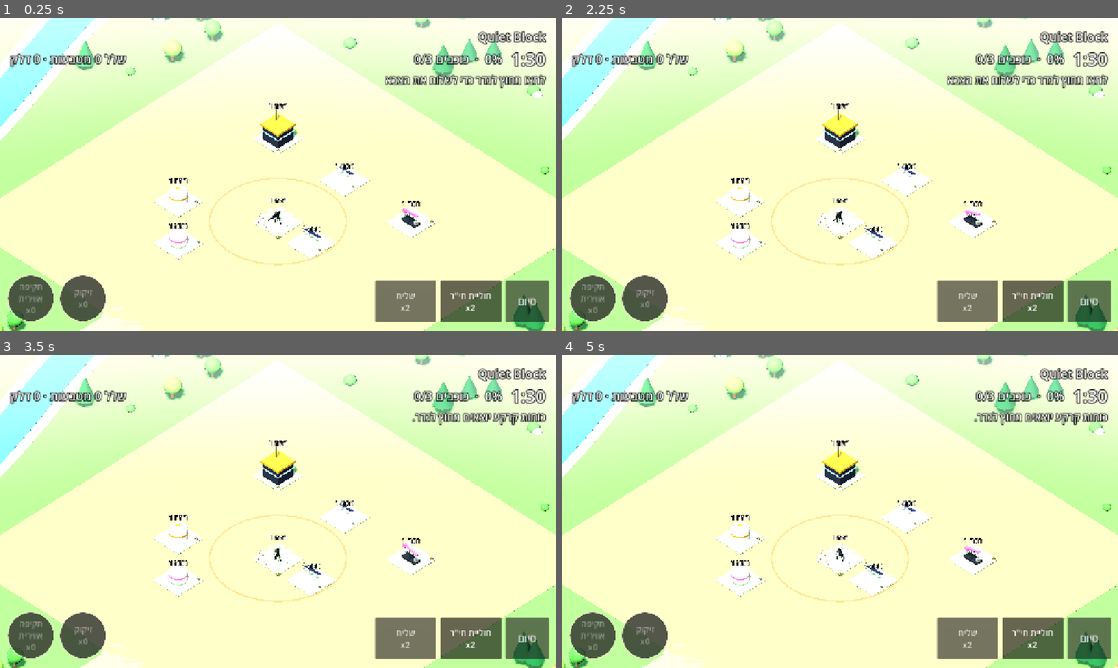
Above: before the commit, frames 1-4 (two rows, left to right).
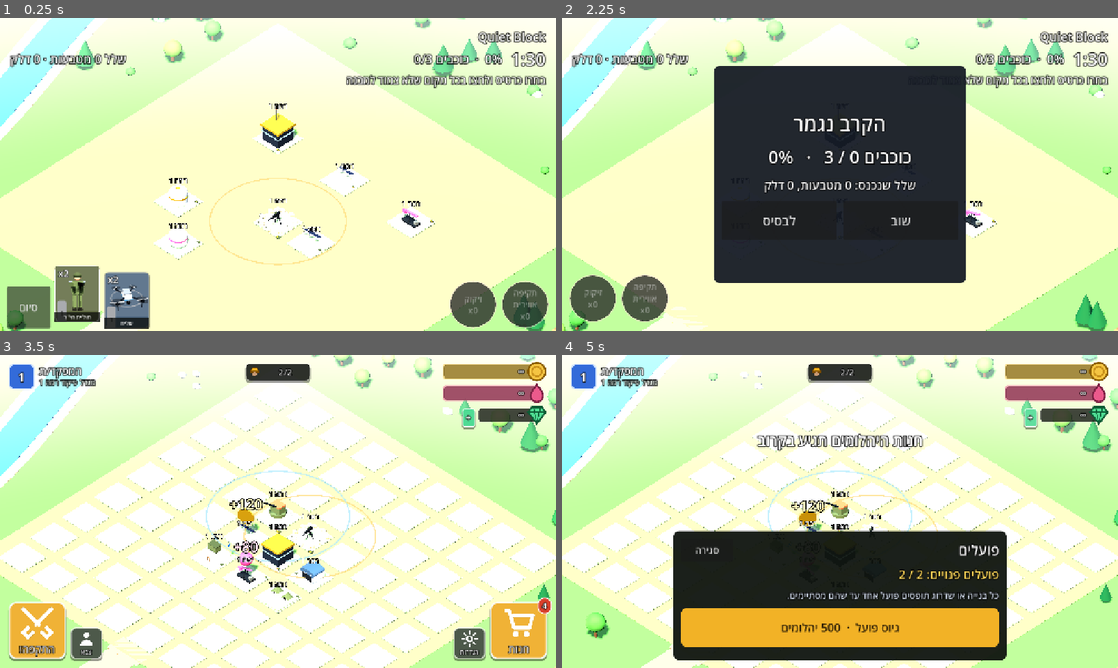
Above: after the commit, the same moments.

Repository: skywatchcom-design/drone-kingdom
Game: Godot game, scene res://scenes/raid/raid.tscn
Two runs of this game, one before a commit and one after it. Both use one fixed random seed, a clock stepped at 60 frames per second and the inputs below. This scene is started directly instead of the project's main scene.
Inputs (mouse positions are in pixels of both pictures, inside the frame that each line leads up to):
- Up to frame 1 (0.25 s): no input
- Up to frame 2 (2.25 s): click "סיום" at 0.5 s; click "שוב" at 1.25 s; click "חוליית חי'ר x2" (after the commit: "סיום") at 2 s
- Up to frame 3 (3.5 s): click (216, 558) at 2.75 s, where only the run after the commit has a clickable "לבסיס"
- Up to frame 4 (5 s): click (840, 370) at 3.5 s, where only the run after the commit has a clickable "2/2"; click (1029, 417) at 4.25 s, where only the run after the commit has a clickable "+"

The runs differ from the first frame. In frame 1, 8.3% of the frame differs, in the area x 1-99%, y 18-100%; in frame 2, 36%; in frame 3, 50%; in frame 4, 59%, in the area x 0-100%, y 0-100%.

Commit message:
Clash-style battle cards and deploying near the base
Unit cards show a picture of the unit at its level, how many are left,
a level badge and the name. Units can now be deployed anywhere except a
square around each standing building; a bad tap flashes the squares.
The bottom battle row keeps the same layout in both languages.

Co-Authored-By: Claude Opus 5.5 <noreply@anthropic.com>

Diff:
--- a/scripts/core/i18n.gd
+++ b/scripts/core/i18n.gd
@@ -145,6 +145,8 @@
 	"Unlock  ·  %d fuel": "פתיחה  ·  %d דלק",
 	"Build here": "בנייה כאן",
 	"Wall": "קיר",
+	"Pick a card and tap anywhere away from the buildings": "בחרו כרטיס ולחצו בכל מקום שלא צמוד למבנה",
+	"Too close to a building": "אי אפשר להנחית צמוד למבנה",
 	"Your task force (level %d): %s": "כוח המשימה שלך (רמה %d): %s",
 	"Scrap Depot": "מחסן גרוטאות",
 	"Abandoned Fuel Station": "תחנת הדלק הנטושה",
--- a/scripts/home/shop_ui.gd
+++ b/scripts/home/shop_ui.gd
@@ -304,7 +304,9 @@
 # ---------------------------------------------------------------- pictures
 
 ## A picture of a structure (or wall) at a level, rendered once into a small 3D stage.
-static func picture(type: String, level: int) -> Control:
+## A small 3D picture of a structure, wall or unit at `level`. Units stand alone on a
+## plain background of color `bg` (the battle cards); structures stand on their pad.
+static func picture(type: String, level: int, bg: Color = Color(0.45, 0.58, 0.33)) -> Control:
 	var frame := SubViewportContainer.new()
 	frame.stretch = true
 	frame.mouse_filter = Control.MOUSE_FILTER_IGNORE
@@ -315,7 +317,7 @@
 	frame.add_child(vp)
 	var env := Environment.new()
 	env.background_mode = Environment.BG_COLOR
-	env.background_color = Color(0.45, 0.58, 0.33)
+	env.background_color = bg
 	env.ambient_light_source = Environment.AMBIENT_SOURCE_COLOR
 	env.ambient_light_color = Color(0.6, 0.65, 0.7)
 	env.ambient_light_energy = 0.9
@@ -330,8 +332,29 @@
 	vp.add_child(light)
 	var stage := Node3D.new()
 	vp.add_child(stage)
-	MeshKit.add(stage, MeshKit.box(Vector3(5.4, 0.12, 5.4)), MeshKit.mat(Color(0.6, 0.67, 0.48), 0.9), Vector3(0, 0.06, 0))
-	if type == "wall":
+	var unit := Catalog.GROUND.has(type) or Catalog.DRONES.has(type)
+	if not unit:
+		MeshKit.add(stage, MeshKit.box(Vector3(5.4, 0.12, 5.4)), MeshKit.mat(Color(0.6, 0.67, 0.48), 0.9), Vector3(0, 0.06, 0))
+	var look := Vector3(0, 1.1, 0)
+	var eye := Vector3(5.6, 6.4, 7.4)
+	if Catalog.GROUND.has(type):
+		var g := GroundUnit.new()
+		g.configure(Catalog.unit_stats(type, level))
+		g.showcase = true
+		g.rotation.y = 0.45 if type != "armor" else -0.6
+		stage.add_child(g)
+		var tank := type == "armor"
+		look = Vector3(0, 0.9 if tank else 1.45, 0)
+		eye = Vector3(2.6, 3.0, 5.4) * (1.55 if tank else 0.75) * (0.85 + 0.05 * level)
+	elif Catalog.DRONES.has(type):
+		var d := Drone.new()
+		d.configure(Catalog.unit_stats(type, level))
+		d.showcase = true
+		d.rotation.y = 0.6
+		stage.add_child(d)
+		look = Vector3(0, 0, 0)
+		eye = Vector3(2.4, 2.6, 4.2) * (1.5 if type == "heavy" else 1.05) * (0.85 + 0.08 * level)
+	elif type == "wall":
 		StructureModels.wall(stage, [0, 0, 1], level).position = Vector3.ZERO
 	elif Catalog.is_defense(type):
 		var d := Catalog.make_defense(type)
@@ -346,5 +369,5 @@
 	cam.fov = 40.0
 	vp.add_child(cam)
 	var far := 1.25 if type == "hq" else 1.0
-	cam.look_at_from_position(Vector3(5.6, 6.4, 7.4) * far, Vector3(0, 1.1, 0))
+	cam.look_at_from_position(eye * far, look)
 	return frame
--- a/scripts/raid/raid.gd
+++ b/scripts/raid/raid.gd
@@ -21,7 +21,9 @@
 const MAP_SCENE := "res://scenes/syndicate/map.tscn"
 const VIEW_SIZE := 50.0
 const TRAVEL_ALT := 11.0
-const DEPLOY_CLEARANCE := 6.5
+## Half the side of the square around a standing building where nothing may be deployed
+## (Clash style); squares of neighbouring pads just touch.
+const NO_DEPLOY_HALF := City.SPACING / 2.0
 const MAP_LIMIT := 46.0
 const TAP_SLOP := 24.0
 const PAN_LIMIT := 30.0
@@ -61,8 +63,15 @@
 var flare_node: Node3D
 var _flare_smoke := 0.0
 var army := {}
+## The red squares shown for a moment after a tap too close to a building.
+var _zones: Node3D
+var _zone_fill: StandardMaterial3D
+var _zone_edge: StandardMaterial3D
+var _zone_flash := 0.0
 ## Unit level forced by a Syndicate task force (0: each unit at the player's own level).
 var force_level := 0
+## Level of each unit type in the army, for the cards.
+var unit_levels := {}
 ## Units sent in, by type; they are used up when the battle ends.
 var deployed := {}
 var drone_names := {}
@@ -175,7 +184,9 @@
 			drone_names[type] = Catalog.display_name(type)
 	selected = _first_available()
 	hud.set_title(base["name"])
-	hud.set_army(army, drone_names, selected)
+	for type in army:
+		unit_levels[type] = force_level if force_level > 0 else int(GameState.units.get(type, 1))
+	hud.set_army(army, drone_names, selected, unit_levels)
 	hud.set_timer(time_left)
 	hud.set_loot(0, 0)
 	support = GameState.support_ready.duplicate()
@@ -191,7 +202,10 @@
 		support_levels = {"strike": lvl, "flare": lvl}
 	hud.set_support(support, armed)
 	_update_progress()
-	hud.set_status(I18n.t("Tap outside the fence to send in your army"))
+	hud.set_status(I18n.t("Pick a card and tap anywhere away from the buildings"))
+	if args.has("--show-zones"):
+		_show_zones()
+		_zone_flash = 100.0
 	if autoplay:
 		_autoplay_deploy()
 
@@ -250,8 +264,7 @@
 		var g: Vector3 = ground_hit
 		if absf(g.x) > MAP_LIMIT or absf(g.z) > MAP_LIMIT:
 			return
-		if absf(g.x) < City.YARD + 1.5 and absf(g.z) < City.YARD + 1.5:
-			hud.set_status(I18n.t("Ground units start outside the fence."))
+		if _no_deploy(g):
 			return
 		_deploy_ground(selected, g)
 		return
@@ -261,11 +274,44 @@
 	var p: Vector3 = hit
 	if absf(p.x) > MAP_LIMIT or absf(p.z) > MAP_LIMIT:
 		return
+	if _no_deploy(p):
+		return
+	_deploy(selected, p)
+
+
+## True (and flashes the forbidden squares) when `p` is right next to a standing building.
+func _no_deploy(p: Vector3) -> bool:
 	for t in targets:
-		if PathUtils.flat_distance(t["top"], p) < DEPLOY_CLEARANCE:
-			hud.set_status(I18n.t("Too close to a building. Release drones outside the base."))
-			return
-	_deploy(selected, p)
+		if t["destroyed"]:
+			continue
+		var c: Vector3 = t["top"]
+		if absf(p.x - c.x) < NO_DEPLOY_HALF and absf(p.z - c.z) < NO_DEPLOY_HALF:
+			_show_zones()
+			hud.set_status(I18n.t("Too close to a building"))
+			Audio.play("click", -10.0)
+			return true
+	return false
+
+
+func _show_zones() -> void:
+	if _zones != null:
+		_zones.queue_free()
+	_zones = Node3D.new()
+	level.add_child(_zones)
+	_zone_fill = MeshKit.glow(Color(1.0, 0.23, 0.18), 0.0)
+	_zone_edge = MeshKit.glow(Color(1.0, 1.0, 1.0), 0.0)
+	var side := NO_DEPLOY_HALF * 2.0
+	for t in targets:
+		if t["destroyed"]:
+			continue
+		var c: Vector3 = t["top"]
+		var q := MeshKit.add(_zones, MeshKit.box(Vector3(side, 0.02, side)), _zone_fill, Vector3(c.x, 0.3, c.z))
+		q.cast_shadow = GeometryInstance3D.SHADOW_CASTING_SETTING_OFF
+		for e in [[Vector3(side, 0.04, 0.16), Vector3(0, 0, side / 2.0)], [Vector3(side, 0.04, 0.16), Vector3(0, 0, -side / 2.0)],
+				[Vector3(0.16, 0.04, side), Vector3(side / 2.0, 0, 0)], [Vector3(0.16, 0.04, side), Vector3(-side / 2.0, 0, 0)]]:
+			var b := MeshKit.add(_zones, MeshKit.box(e[0]), _zone_edge, Vector3(c.x, 0.33, c.z) + (e[1] as Vector3))
+			b.cast_shadow = GeometryInstance3D.SHADOW_CASTING_SETTING_OFF
+	_zone_flash = 1.4
 
 
 func _deploy(type: String, p: Vector3) -> void:
@@ -346,6 +392,14 @@
 # ---------------------------------------------------------------- battle loop
 
 func _process(delta: float) -> void:
+	if _zones != null:
+		_zone_flash = maxf(0.0, _zone_flash - delta)
+		var a := minf(1.0, _zone_flash / 0.5)
+		_zone_fill.albedo_color.a = 0.38 * a
+		_zone_edge.albedo_color.a = 0.95 * a
+		if _zone_flash <= 0.0:
+			_zones.queue_free()
+			_zones = null
 	var alive: Array = []
 	for d in drones:
 		d.jammed = false
--- a/scripts/raid/raid_hud.gd
+++ b/scripts/raid/raid_hud.gd
@@ -17,6 +17,8 @@
 var _status: Label
 var _cards: HBoxContainer
 var _card_buttons := {}
+## Per card: the count label and the panel style.
+var _card_parts := {}
 var _end: Button
 var _support_row: HBoxContainer
 var _abilities := {}
@@ -74,6 +76,8 @@
 	bottom.offset_top = -150.0
 	bottom.offset_bottom = -20.0
 	bottom.add_theme_constant_override("separation", 10)
+	# Same layout in both languages: End on the left, abilities on the right.
+	bottom.layout_direction = Control.LAYOUT_DIRECTION_LTR
 	root.add_child(bottom)
 	_end = HomeHud.make_button(bottom, I18n.t("End"), 24, 96)
 	_end.size_flags_horizontal = Control.SIZE_SHRINK_BEGIN
@@ -177,28 +181,104 @@
 	_loot.text = I18n.t("Loot %d coins · %d fuel") % [coins, fuel]
 
 
-## One card per drone type with how many are left to deploy. `names` maps type -> label.
-func set_army(army: Dictionary, names: Dictionary, selected: String) -> void:
+const CARD := Vector2(104, 130)
+
+
+## Clash-style unit cards (approved sketch Fy11Uvx52E8AXFytERpDZa): a picture of the unit at
+## its level, how many are left in the corner, a level badge in the level color and the name
+## in a strip at the bottom. The selected card lifts with a white frame; empty ones go grey.
+func set_army(army: Dictionary, names: Dictionary, selected: String, levels: Dictionary = {}) -> void:
 	for child in _cards.get_children():
 		child.queue_free()
 	_card_buttons.clear()
+	_card_parts.clear()
 	for type in army:
-		var b := HomeHud.make_button(_cards, "", 20, 96)
-		b.custom_minimum_size.x = 140
-		b.size_flags_horizontal = Control.SIZE_SHRINK_BEGIN
+		var lvl := clampi(int(levels.get(type, 1)), 1, 5)
+		var drone := Catalog.DRONES.has(type)
+		var holder := Control.new()
+		holder.custom_minimum_size = CARD + Vector2(0, 14)
+		holder.mouse_filter = Control.MOUSE_FILTER_IGNORE
+		_cards.add_child(holder)
+		var b := Button.new()
+		b.size = CARD
+		b.position = Vector2(0, 14)
 		b.toggle_mode = true
+		b.focus_mode = Control.FOCUS_NONE
+		b.clip_contents = true
+		holder.add_child(b)
+		var base := Color(0.3, 0.4, 0.5) if drone else Color(0.38, 0.42, 0.26)
+		var style := HomeHud.flat(base)
+		style.set_corner_radius_all(10)
+		style.border_color = Color(1, 1, 1, 0.25)
+		style.set_border_width_all(2)
+		style.shadow_color = Color(0, 0, 0, 0.45)
+		style.shadow_size = 3
+		style.shadow_offset = Vector2(0, 3)
+		for state in ["normal", "hover", "pressed", "hover_pressed", "disabled", "focus"]:
+			b.add_theme_stylebox_override(state, style)
+		var pic := ShopUI.picture(type, lvl, base.lightened(0.12))
+		pic.position = Vector2(3, 3)
+		pic.size = Vector2(CARD.x - 6, CARD.y - 30)
+		b.add_child(pic)
+		var count := _card_label(b, "", 22, Vector2(8, 2))
+		count.add_theme_constant_override("outline_size", 6)
+		count.add_theme_color_override("font_outline_color", Color(0.1, 0.1, 0.1))
+		var badge := PanelContainer.new()
+		var bs := HomeHud.flat(UnitModels.LEVEL_COLORS[lvl - 1].lightened(0.25))
+		bs.set_corner_radius_all(5)
+		bs.content_margin_left = 6
+		bs.content_margin_right = 6
+		badge.add_theme_stylebox_override("panel", bs)
+		badge.position = Vector2(6, CARD.y - 50)
+		badge.mouse_filter = Control.MOUSE_FILTER_IGNORE
+		b.add_child(badge)
+		var bl := Label.new()
+		bl.text = str(lvl)
+		bl.add_theme_font_size_override("font_size", 15)
+		bl.add_theme_color_override("font_color", Color(0.1, 0.1, 0.1))
+		badge.add_child(bl)
+		var strip := ColorRect.new()
+		strip.color = Color(0.04, 0.05, 0.04, 0.75)
+		strip.position = Vector2(0, CARD.y - 24)
+		strip.size = Vector2(CARD.x, 24)
+		strip.mouse_filter = Control.MOUSE_FILTER_IGNORE
+		b.add_child(strip)
+		var name_label := _card_label(strip, names[type], 13, Vector2.ZERO)
+		name_label.size = strip.size
+		name_label.horizontal_alignment = HORIZONTAL_ALIGNMENT_CENTER
+		name_label.vertical_alignment = VERTICAL_ALIGNMENT_CENTER
+		name_label.clip_text = true
 		b.pressed.connect(func() -> void: unit_selected.emit(type))
 		_card_buttons[type] = b
+		_card_parts[type] = {"count": count, "style": style}
 	update_army(army, names, selected)
 
 
-func update_army(army: Dictionary, names: Dictionary, selected: String) -> void:
+func _card_label(parent: Control, text: String, size: int, pos: Vector2) -> Label:
+	var l := Label.new()
+	l.text = text
+	l.position = pos
+	l.add_theme_font_size_override("font_size", size)
+	l.add_theme_color_override("font_color", Color.WHITE)
+	l.mouse_filter = Control.MOUSE_FILTER_IGNORE
+	parent.add_child(l)
+	return l
+
+
+func update_army(army: Dictionary, _names: Dictionary, selected: String) -> void:
 	for type in _card_buttons:
 		var b: Button = _card_buttons[type]
+		var parts: Dictionary = _card_parts[type]
 		var left := int(army.get(type, 0))
-		b.text = "%s\nx%d" % [names[type], left]
+		var on: bool = type == selected and left > 0
+		(parts["count"] as Label).text = "x%d" % left
 		b.disabled = left <= 0
-		b.set_pressed_no_signal(type == selected and left > 0)
+		b.set_pressed_no_signal(on)
+		b.position.y = 0.0 if on else 14.0
+		b.modulate = Color(0.55, 0.55, 0.55) if left <= 0 else Color.WHITE
+		var style: StyleBoxFlat = parts["style"]
+		style.border_color = Color.WHITE if on else Color(1, 1, 1, 0.25)
+		style.set_border_width_all(3 if on else 2)
 
 
 func flash_hit() -> void:
Not shown, changed: CLAUDE.md
